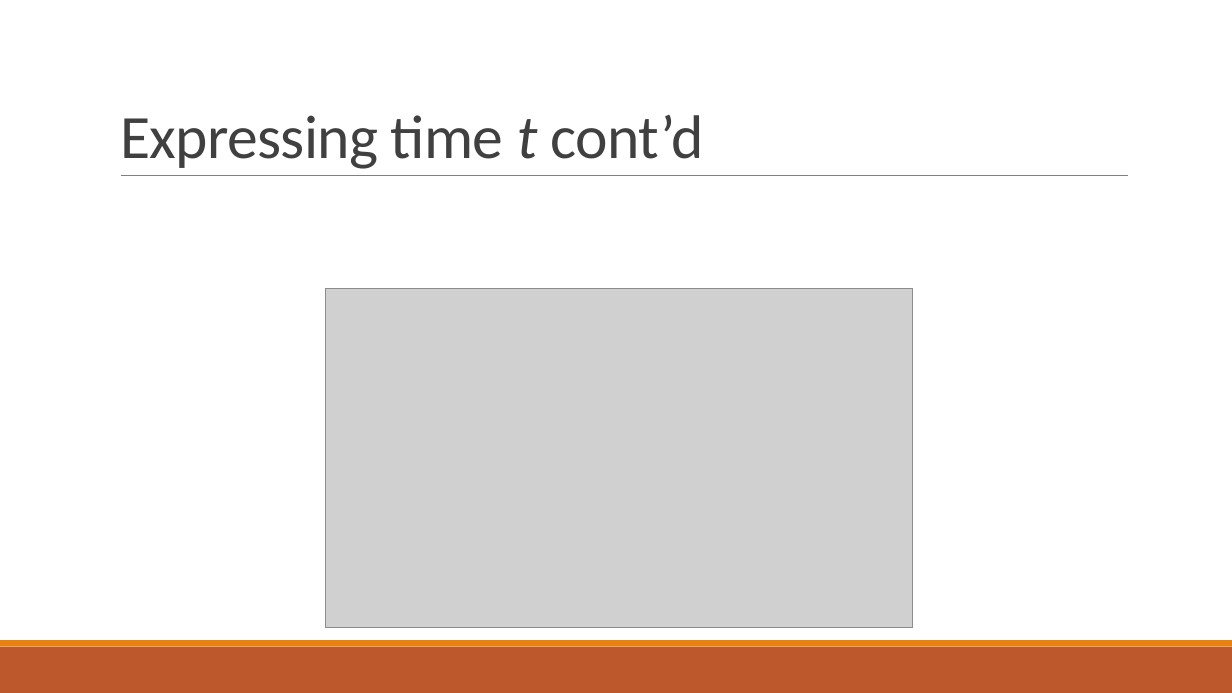
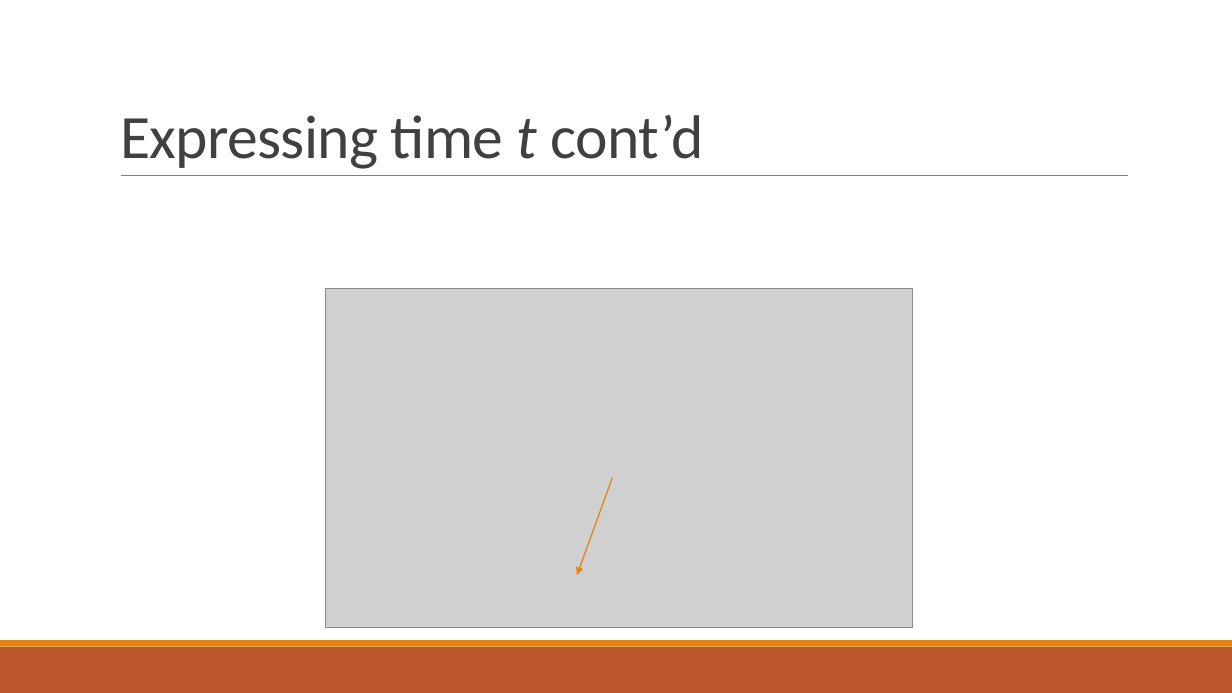
Before and after one commit to PStahl/master_thesis, a slide deck: slide 32 of presentation/presentation2.pptx. Drawn at 1232x693 pixels with LibreOffice and Linux fonts; fonts in the diff are those of the drawing; grey boxes stand for pictures. Boxes give left, top, right and bottom in pixels: in the first picture for what was removed or moved away, otherwise in the second. Text is boxed around its words. In the diff, an @@ line names an element or a change of style, - is before the commit and + after.

Commit message:
update presentation

```diff
--- a/presentation/presentation2.pptx
+++ b/presentation/presentation2.pptx
@@ arrow added from (613, 478) to (577, 575), #E48312 1 pt @@
```
